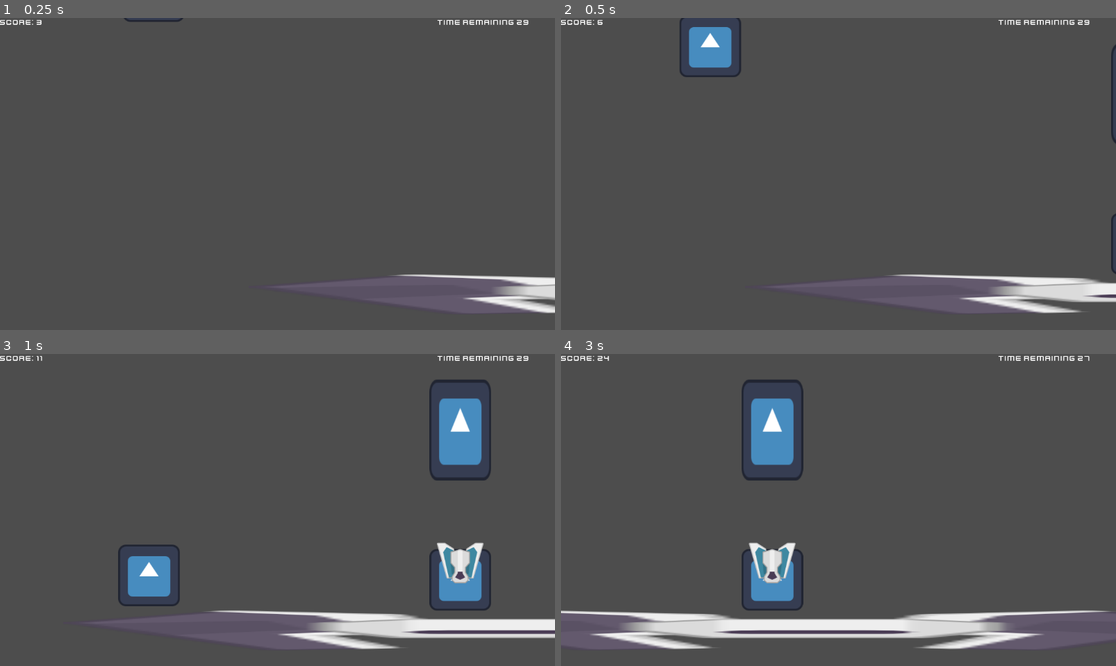
Above: before the commit, frames 1-4 (two rows, left to right).
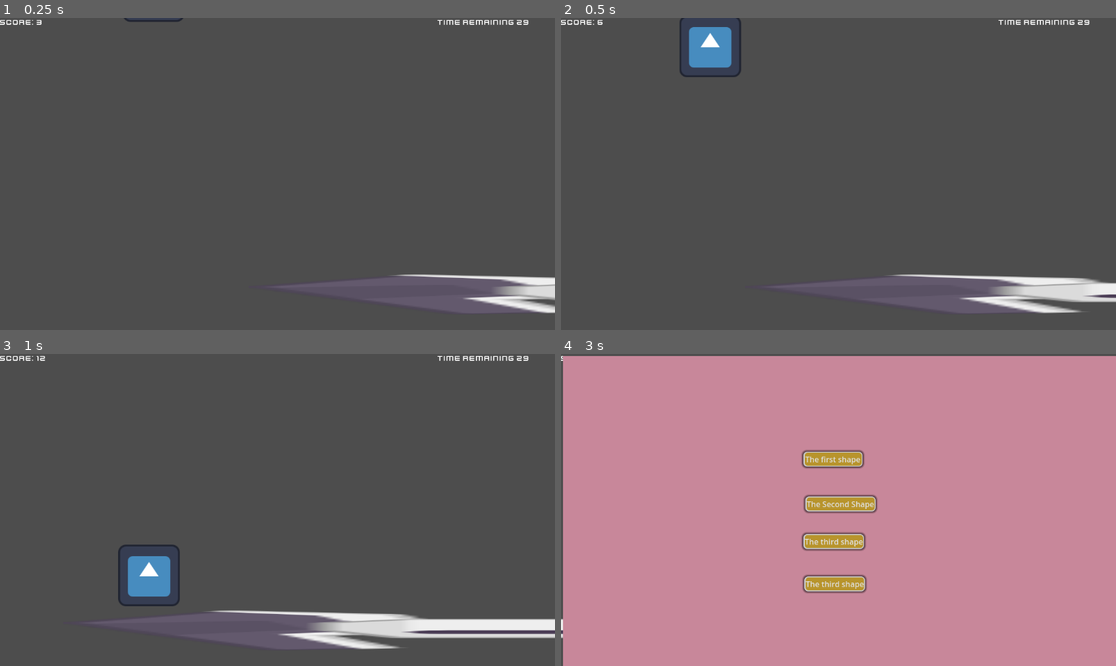
Above: after the commit, the same moments.

Repository: KhaledKhalil711/Hackathon-Project
Game: Godot game, scene res://game.tscn
Two runs of this game, one before a commit and one after it. Both use one fixed random seed, a clock stepped at 60 frames per second and the inputs below. The engine's default icon, where the game draws it, is replaced by a stand-in: a white triangle on a blue panel in a dark square.
Inputs:
- Up to frame 1 (0.25 s): no input
- Up to frame 2 (0.5 s): no input
- Up to frame 3 (1 s): tap D (jump_high) at 0.77 s
- Up to frame 4 (3 s): tap D (jump_high) at 1.52 s

Frame 1 is identical in both runs. In frame 2, 0.2% of the frame differs, in the area x 99-100%, y 8-82%; in frame 3, 3.7%; in frame 4, 99%, in the area x 0-100%, y 0-100%.

Commit message:
latest commit

Diff:
--- a/Scripts/game_manager.gd
+++ b/Scripts/game_manager.gd
@@ -1,9 +1,11 @@
 extends Node2D
 @onready var score_label = $"/root/Game/CanvasLayer/Score"
 @onready var timer_label = $"/root/Game/CanvasLayer/Timer"
+@onready var game_over = $"/root/Game/CanvasLayer/Game Over"
+@onready var select_scene = $"/root/Game/CanvasLayer/Select_shapes"
 @export var timer = 0
 var player_dead = false
-var score
+var score = 0
 var time_remaining = 30
 var images_obstacles = {
 	0 : preload("res://Assets/enemyBlack1.png"),
@@ -11,6 +13,7 @@
 	2 : preload("res://Assets/enemyGreen3.png"),
 	3 : preload("res://Assets/enemyRed4.png")
 }
+var target_array = [0,1,2,2,3]
 var keys_stored = []
 var player_choice = []
 
@@ -19,12 +22,22 @@
 func on_portal_entered(body):
 	print ("Hello, you have entered by, ",body)
 	get_tree().paused = true
+	if(is_instance_valid(select_scene)):
+		select_scene.visible = true
+
+
+func _ready() -> void:
+	timer = 0
+	score = 0
+	update_score()
 
 func _process(delta: float) -> void:
 	if(GameManager.player_dead == false):
 		update_score()
 		time_remaining -= delta
 		update_timer()
+	if(GameManager.player_dead == true and is_instance_valid(game_over)):
+		game_over.visible = true
 
 
 
@@ -32,8 +45,10 @@
 func update_score():
 	timer += 0.2
 	score = int(timer)
-	score_label.text = "Score: " + str(score)
+	if(is_instance_valid(score_label)):
+		score_label.text = "Score: " + str(score)
 
 
 func update_timer():
-	timer_label.text = "Time Remaining " + str(int(time_remaining))
+	if(is_instance_valid(timer_label)):
+		timer_label.text = "Time Remaining " + str(int(time_remaining))
--- a/Scripts/player.gd
+++ b/Scripts/player.gd
@@ -77,5 +77,4 @@
 
 func kill_player():
 	GameManager.player_dead = true
-	print("The value of the boolean is ", GameManager.player_dead)
 	queue_free()
--- a/Scripts/portal.gd
+++ b/Scripts/portal.gd
@@ -1,4 +1,6 @@
 extends Area2D
+@onready var animationplayer = $"../AnimationPlayer"
 
 func _ready() -> void:
 	self.body_entered.connect(GameManager.on_portal_entered)
+	animationplayer.play("idle")
--- /dev/null
+++ b/Scripts/select_shapes.gd
@@ -0,0 +1,33 @@
+extends Control
+
+@onready var select_shapes = $"/root/Game/CanvasLayer/Select_shapes"
+
+
+func _on_first_shape_button_down() -> void:
+	pressed_button(0) # Replace with function body.
+	print("Button pressed")
+
+
+func _on_second_shape_button_down() -> void:
+	pressed_button(1) # Replace with function body.
+
+
+func _on_third_shape_button_down() -> void:
+	pressed_button(2) # Replace with function body.
+
+
+func _on_fourth_shape_button_down() -> void:
+	pressed_button(3) # Replace with function body.
+
+func pressed_button(index):
+	GameManager.player_choice.append(index)
+	var length = GameManager.player_choice.size()
+	if(GameManager.player_choice[length-1] == GameManager.target_array[length-1]):
+		if(GameManager.player_choice.size() == GameManager.target_array.size()):
+			GameManager.time_remaining += 30
+			print("You got the correct sequence")
+			get_tree().paused = false
+			if(is_instance_valid(select_shapes)):
+				select_shapes.visible = false
+	else:
+		print("You Lose!!!!")
--- a/Select_shapes.tscn
+++ b/Select_shapes.tscn
@@ -1,4 +1,18 @@
-[gd_scene format=3 uid="uid://ccatr2pts3uec"]
+[gd_scene load_steps=3 format=3 uid="uid://ccatr2pts3uec"]
+
+[ext_resource type="Script" uid="uid://bbxx178qu3o4t" path="res://Scripts/select_shapes.gd" id="1_ph0u5"]
+
+[sub_resource type="StyleBoxFlat" id="StyleBoxFlat_4mpiy"]
+bg_color = Color(0.722634, 0.581751, 0.171061, 1)
+border_width_left = 3
+border_width_top = 2
+border_width_right = 2
+border_width_bottom = 2
+corner_radius_top_left = 7
+corner_radius_top_right = 7
+corner_radius_bottom_right = 7
+corner_radius_bottom_left = 7
+shadow_size = 5
 
 [node name="Select_shapes" type="Control"]
 layout_mode = 3
@@ -7,6 +21,7 @@
 anchor_bottom = 1.0
 grow_horizontal = 2
 grow_vertical = 2
+script = ExtResource("1_ph0u5")
 
 [node name="ColorRect" type="ColorRect" parent="."]
 layout_mode = 0
@@ -16,26 +31,43 @@
 offset_bottom = 652.0
 color = Color(0.784314, 0.529412, 0.603922, 1)
 
-[node name="Button" type="Button" parent="."]
+[node name="First Shape" type="Button" parent="."]
 layout_mode = 0
 offset_left = 503.0
-offset_top = 172.0
+offset_top = 203.0
 offset_right = 626.0
-offset_bottom = 203.0
+offset_bottom = 234.0
+theme_override_styles/normal = SubResource("StyleBoxFlat_4mpiy")
 text = "The first shape"
 
-[node name="Button2" type="Button" parent="."]
+[node name="Second Shape" type="Button" parent="."]
 layout_mode = 0
-offset_left = 494.0
-offset_top = 273.0
-offset_right = 641.0
-offset_bottom = 304.0
-text = "The second shape"
+offset_left = 507.0
+offset_top = 296.0
+offset_right = 653.0
+offset_bottom = 327.0
+theme_override_styles/normal = SubResource("StyleBoxFlat_4mpiy")
+text = "The Second Shape"
 
-[node name="Button3" type="Button" parent="."]
+[node name="Third Shape" type="Button" parent="."]
 layout_mode = 0
-offset_left = 498.0
-offset_top = 408.0
-offset_right = 637.0
-offset_bottom = 439.0
-text = "The Third Button"
+offset_left = 503.0
+offset_top = 374.0
+offset_right = 629.0
+offset_bottom = 405.0
+theme_override_styles/normal = SubResource("StyleBoxFlat_4mpiy")
+text = "The third shape"
+
+[node name="Fourth shape" type="Button" parent="."]
+layout_mode = 0
+offset_left = 505.0
+offset_top = 462.0
+offset_right = 631.0
+offset_bottom = 493.0
+theme_override_styles/normal = SubResource("StyleBoxFlat_4mpiy")
+text = "The third shape"
+
+[connection signal="button_down" from="First Shape" to="." method="_on_first_shape_button_down"]
+[connection signal="button_down" from="Second Shape" to="." method="_on_second_shape_button_down"]
+[connection signal="button_down" from="Third Shape" to="." method="_on_third_shape_button_down"]
+[connection signal="button_down" from="Fourth shape" to="." method="_on_fourth_shape_button_down"]
--- a/game.tscn
+++ b/game.tscn
@@ -7,6 +7,8 @@
 [ext_resource type="Script" uid="uid://ce1iyfhksd5jw" path="res://Scripts/game_manager.gd" id="5_ryrav"]
 [ext_resource type="PackedScene" uid="uid://gek72b3n8qee" path="res://medium_obstacle.tscn" id="6_ryrav"]
 [ext_resource type="FontFile" uid="uid://x7he4q7nvbkv" path="res://Assets/kenvector_future.ttf" id="7_eow3j"]
+[ext_resource type="PackedScene" uid="uid://kx65vplrgesi" path="res://Game_Over.tscn" id="8_j5wjh"]
+[ext_resource type="PackedScene" uid="uid://ccatr2pts3uec" path="res://Select_shapes.tscn" id="8_vef74"]
 
 [sub_resource type="LabelSettings" id="LabelSettings_j5wjh"]
 font = ExtResource("7_eow3j")
@@ -30,12 +32,10 @@
 script = ExtResource("5_ryrav")
 
 [node name="Portal" parent="." instance=ExtResource("4_7jktm")]
-position = Vector2(6730, 510)
-
-[node name="medium_obstacle" parent="." instance=ExtResource("6_ryrav")]
-position = Vector2(1146, 565)
+position = Vector2(1439, 543)
 
 [node name="CanvasLayer" type="CanvasLayer" parent="."]
+process_mode = 3
 
 [node name="Score" type="Label" parent="CanvasLayer"]
 offset_right = 40.0
@@ -50,3 +50,12 @@
 text = "Timer: "
 label_settings = SubResource("LabelSettings_vef74")
 horizontal_alignment = 2
+
+[node name="Game Over" parent="CanvasLayer" instance=ExtResource("8_j5wjh")]
+visible = false
+
+[node name="Select_shapes" parent="CanvasLayer" instance=ExtResource("8_vef74")]
+visible = false
+
+[node name="medium_obstacle" parent="." instance=ExtResource("6_ryrav")]
+position = Vector2(3034, 363)
--- a/game_over.gd
+++ b/game_over.gd
@@ -12,4 +12,5 @@
 
 
 func _on_button_button_down() -> void:
-	get_tree().reload_current_scene()
+	GameManager.player_dead = false
+	get_tree().change_scene_to_file("res://game.tscn")
--- a/portal.tscn
+++ b/portal.tscn
@@ -1,10 +1,48 @@
-[gd_scene load_steps=4 format=3 uid="uid://dsr8q1r2qbtva"]
+[gd_scene load_steps=7 format=3 uid="uid://dsr8q1r2qbtva"]
 
-[ext_resource type="Texture2D" uid="uid://dd1xub7t3axk3" path="res://icon.svg" id="1_0r486"]
 [ext_resource type="Script" uid="uid://cbmmusstok3y8" path="res://Scripts/portal.gd" id="1_ef3v5"]
+[ext_resource type="Texture2D" uid="uid://sl6dk841a0g" path="res://Assets/portalRings1.png" id="2_ef3v5"]
 
 [sub_resource type="RectangleShape2D" id="RectangleShape2D_0r486"]
 size = Vector2(38.2943, 122.837)
+
+[sub_resource type="Animation" id="Animation_grrij"]
+resource_name = "idle"
+length = 1.5
+loop_mode = 1
+tracks/0/type = "value"
+tracks/0/imported = false
+tracks/0/enabled = true
+tracks/0/path = NodePath("Sprite2D:frame")
+tracks/0/interp = 1
+tracks/0/loop_wrap = false
+tracks/0/keys = {
+"times": PackedFloat32Array(0, 0.166667, 0.3, 0.533333, 0.733333, 0.9, 1.03333, 1.1, 1.2, 1.36667, 1.46667),
+"transitions": PackedFloat32Array(1, 1, 1, 1, 1, 1, 1, 1, 1, 1, 1),
+"update": 1,
+"values": [9, 2, 3, 4, 5, 6, 7, 8, 9, 9, 9]
+}
+
+[sub_resource type="Animation" id="Animation_6r214"]
+length = 0.001
+tracks/0/type = "value"
+tracks/0/imported = false
+tracks/0/enabled = true
+tracks/0/path = NodePath("Sprite2D:frame")
+tracks/0/interp = 1
+tracks/0/loop_wrap = true
+tracks/0/keys = {
+"times": PackedFloat32Array(0),
+"transitions": PackedFloat32Array(1),
+"update": 1,
+"values": [1]
+}
+
+[sub_resource type="AnimationLibrary" id="AnimationLibrary_2pgh4"]
+_data = {
+&"RESET": SubResource("Animation_6r214"),
+&"idle": SubResource("Animation_grrij")
+}
 
 [node name="Portal" type="Node2D"]
 
@@ -19,4 +57,13 @@
 shape = SubResource("RectangleShape2D_0r486")
 
 [node name="Sprite2D" type="Sprite2D" parent="."]
-texture = ExtResource("1_0r486")
+scale = Vector2(4, 4)
+texture = ExtResource("2_ef3v5")
+hframes = 4
+vframes = 5
+frame = 1
+
+[node name="AnimationPlayer" type="AnimationPlayer" parent="."]
+libraries = {
+&"": SubResource("AnimationLibrary_2pgh4")
+}
Binary file added: Assets/portalRings1.png
Not shown, added: Assets/portalRings1.png.import
Not shown, added: Scripts/select_shapes.gd.uid
Not shown: 1 places in game.tscn that only renumber resources
